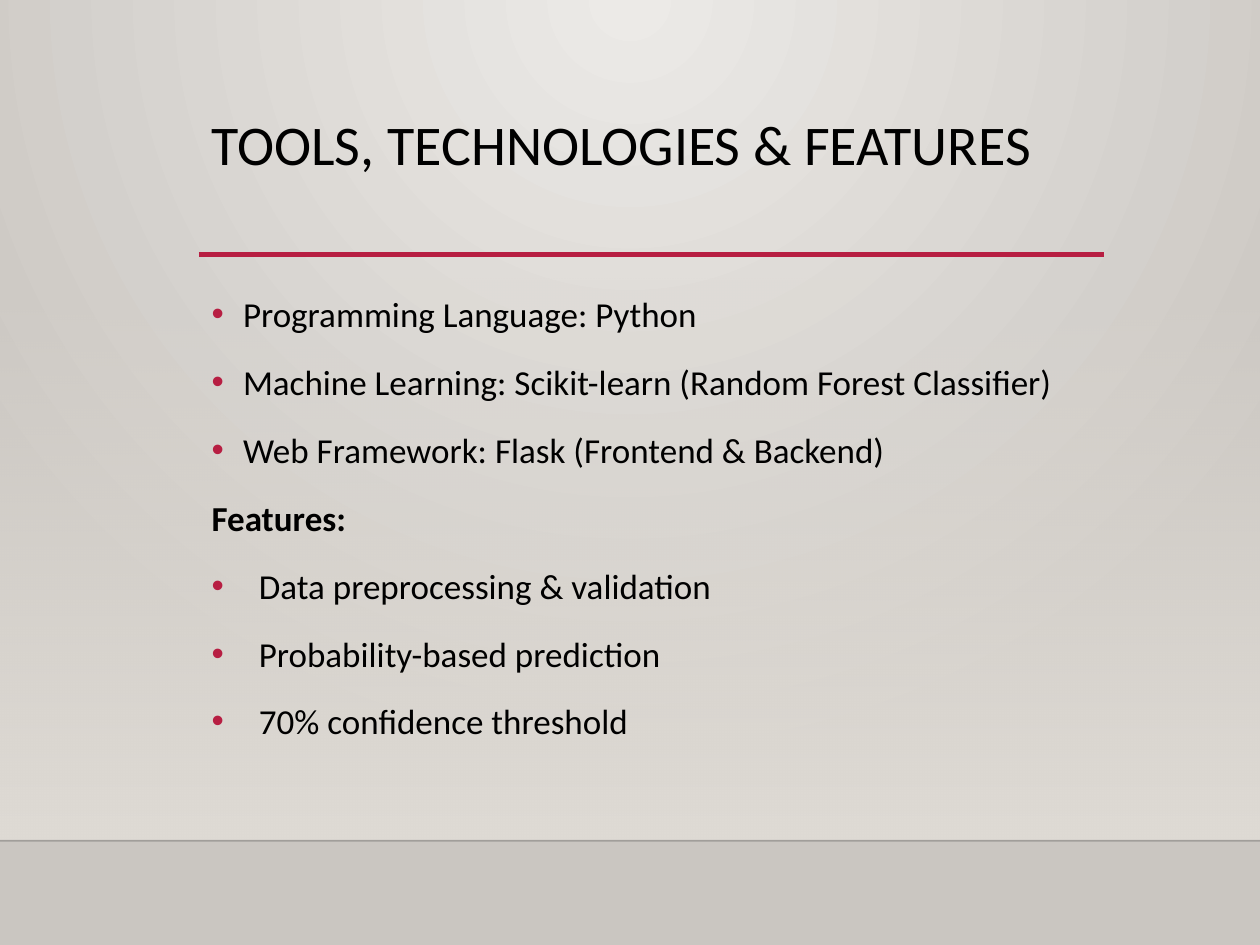
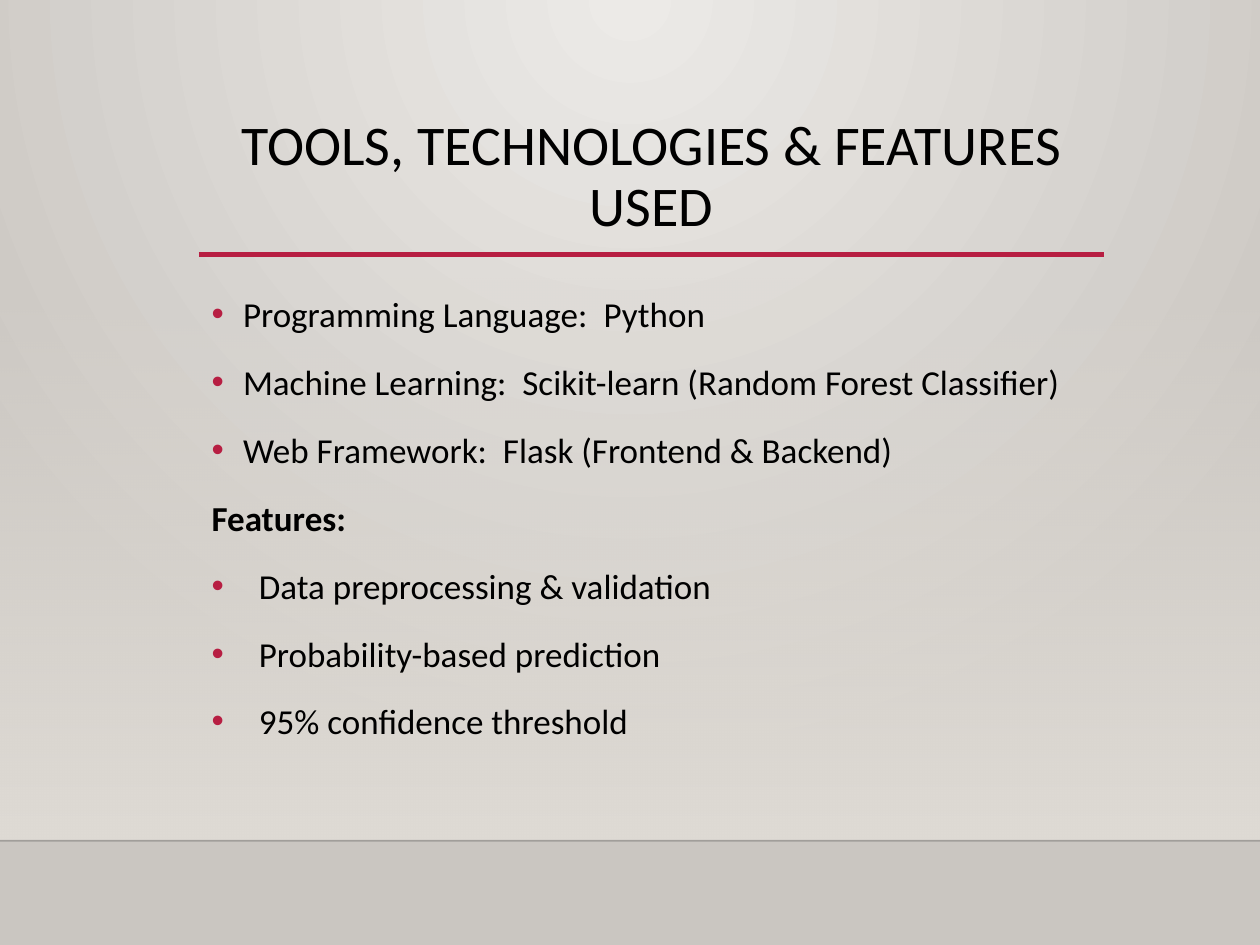
Before and after one commit to group6ai2026/LoanPayBackPrediction, a slide deck: slide 4 of PPT/Group6PPT.pptx (slide 3 before the commit). Drawn at 1260x945 pixels with LibreOffice and Linux fonts; fonts in the diff are those of the drawing; background and template pictures are left out. Boxes give left, top, right and bottom in pixels: in the first picture for what was removed or moved away, otherwise in the second. Text is boxed around its words. In the diff, an @@ line names an element or a change of style, - is before the commit and + after.

```diff
--- a/PPT/Group6PPT.pptx
+++ b/PPT/Group6PPT.pptx
@@ title at (242, 128, 1061, 227): text changed @@
-TOOLS, TECHNOLOGIES & FEATURES
+TOOLS, TECHNOLOGIES & FEATURES USED
@@ text at (259, 709, 627, 735): text changed @@
-• 70% confidence threshold
+• 95% confidence threshold
```
Also in this commit, not shown: 5 other slides changed, 7 slides added, 2 other files.
